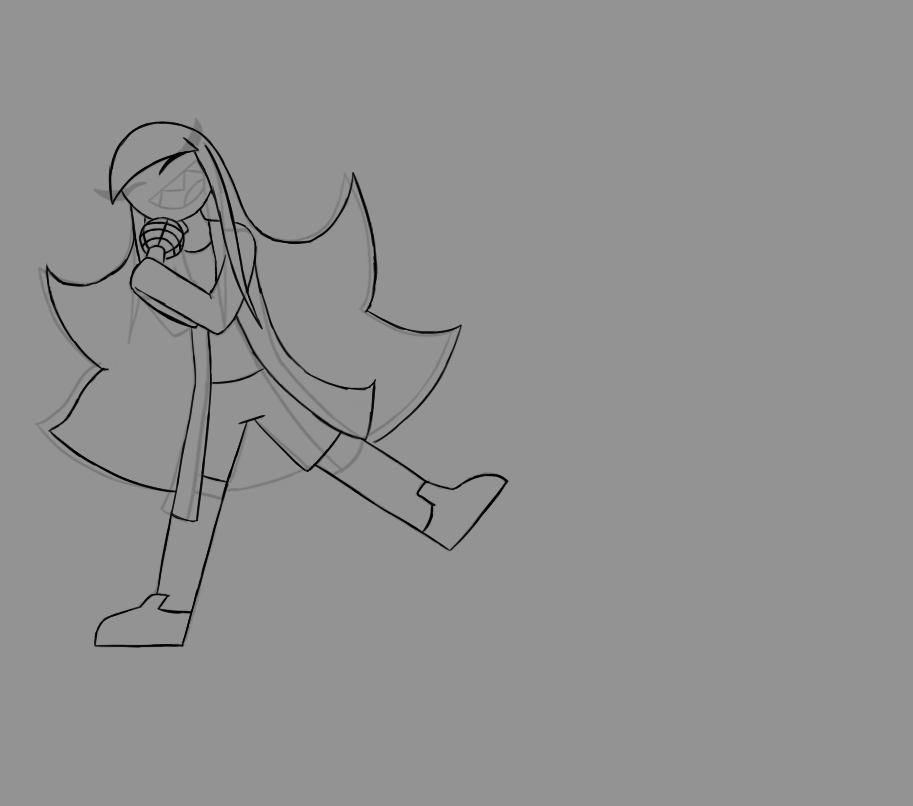
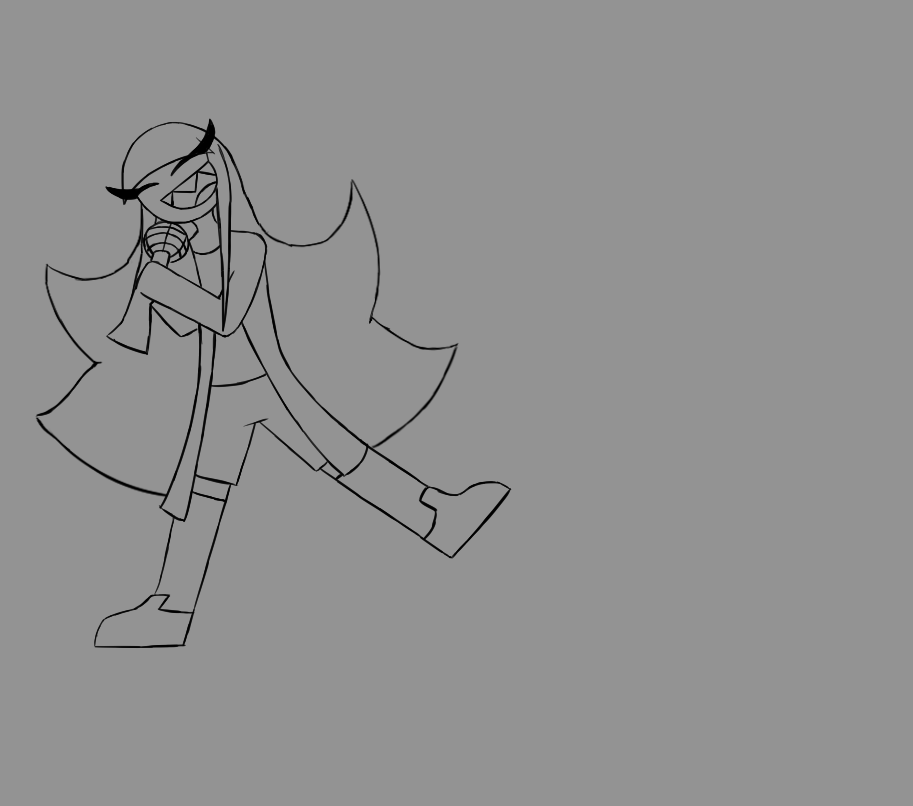
Before/after of a (913, 806) layered artwork. What changed in the layer stack:
painted on "Down Lineart" over [192, 448, 512, 625]
painted on "Background" over [33, 117, 512, 649]
